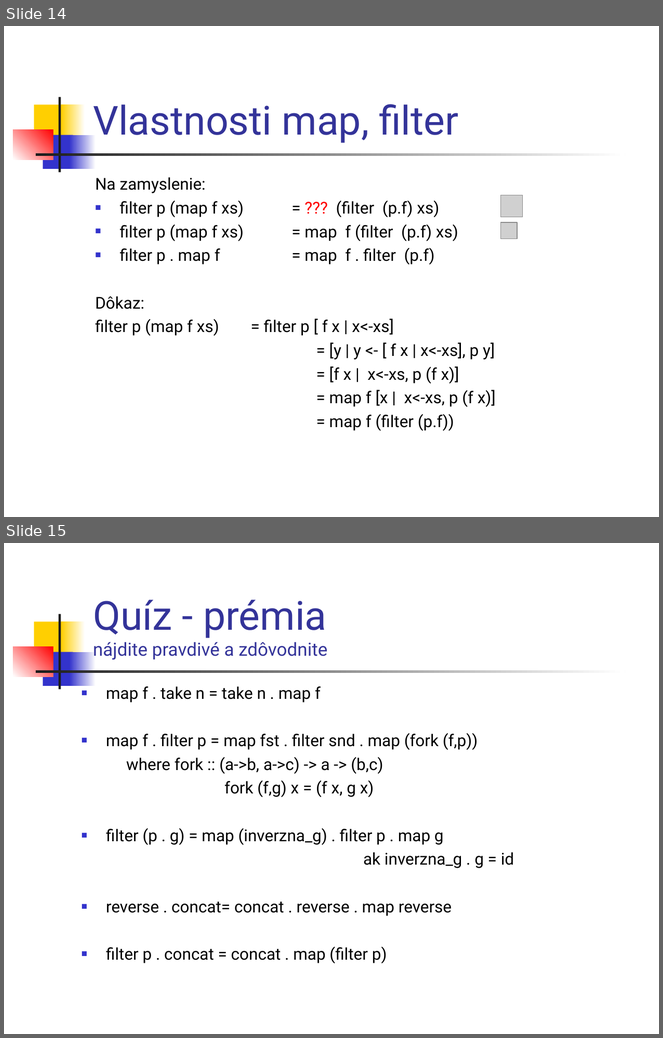
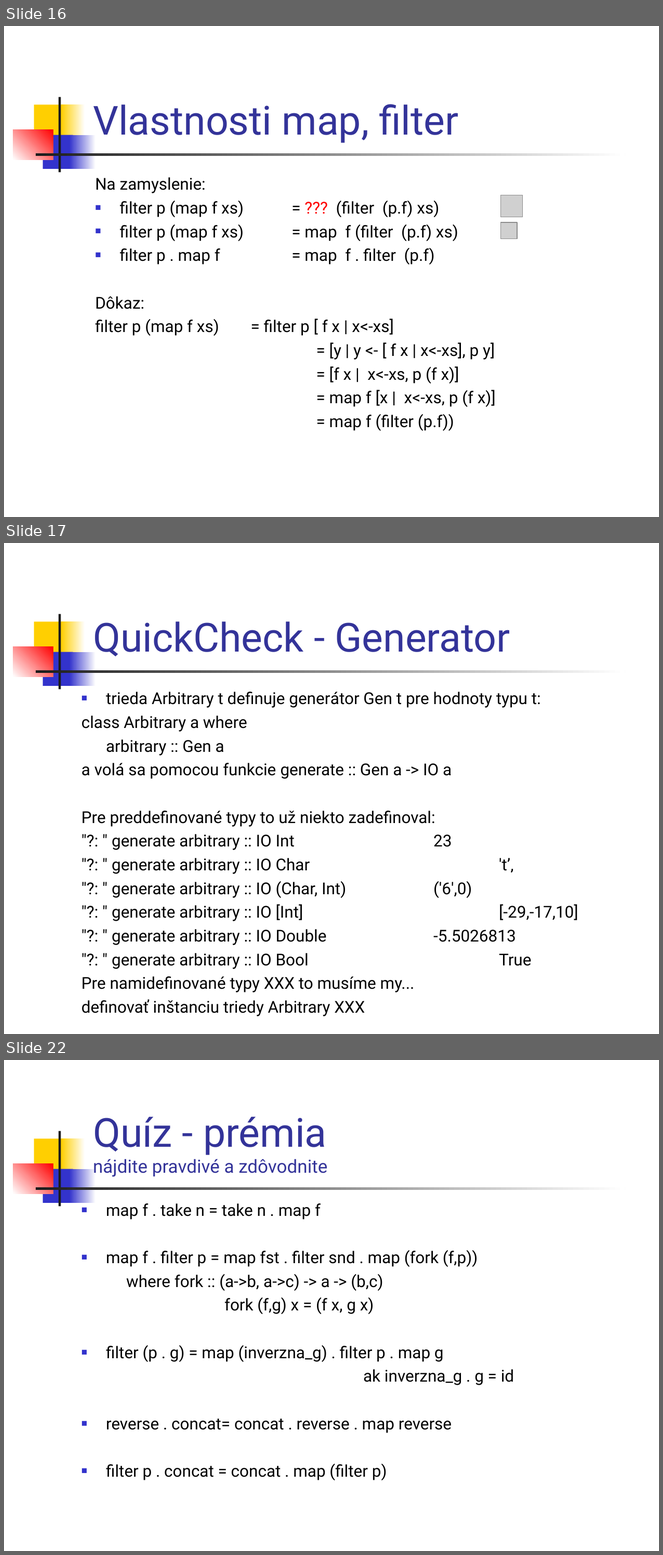
Before and after one commit to Funkcionalne/Prednasky, a slide deck: 02/02_fpro.ppt. Shown one above the other, each under a label of ours: slides 14 and 15 before the commit, slides 16, 17 and 22 after it; the slides between them are not shown. The pictures are 663x1038 and 663x1555 pixels, drawn with LibreOffice and Linux fonts; fonts in the diff are those of the drawing; grey boxes stand for pictures. Boxes give left, top, right and bottom in pixels: in the first picture for what was removed or moved away, otherwise in the second. Text is boxed around its words. In the diff, an @@ line names an element or a change of style, - is before the commit and + after.

```diff
--- a/02/02_fpro.ppt
+++ b/02/02_fpro.ppt
@@ slide 17 added at (4,543,659,1034), background #FFFFFF; not listed: 7 template elements that a slide beside it also shows @@
@@ title added at (93,622,510,656), 44 pt, text #333399 @@
+QuickCheck - Generator
@@ text added at (81,692,579,1017), 18 pt, text #000000 @@
+■ trieda Arbitrary t definuje generátor Gen t pre hodnoty typu t:
+class Arbitrary a where
+arbitrary :: Gen a
+a volá sa pomocou funkcie generate :: Gen a -> IO a
+Pre preddefinované typy to už niekto zadefinoval:
+"?: " generate arbitrary :: IO Int 23
+"?: " generate arbitrary :: IO Char 't’‚
+"?: " generate arbitrary :: IO (Char, Int) ('6',0)
+"?: " generate arbitrary :: IO [Int] [-29,-17,10]
+"?: " generate arbitrary :: IO Double -5.5026813
+"?: " generate arbitrary :: IO Bool True
+Pre namidefinované typy XXX to musíme my...
+definovať inštanciu triedy Arbitrary XXX
@@ what was slide 14 is now slide 16 @@
@@ what was slide 15 is now slide 22 @@
```
Also in this commit, not shown: 5 slides changed, 6 other slides added, 7 other files.
